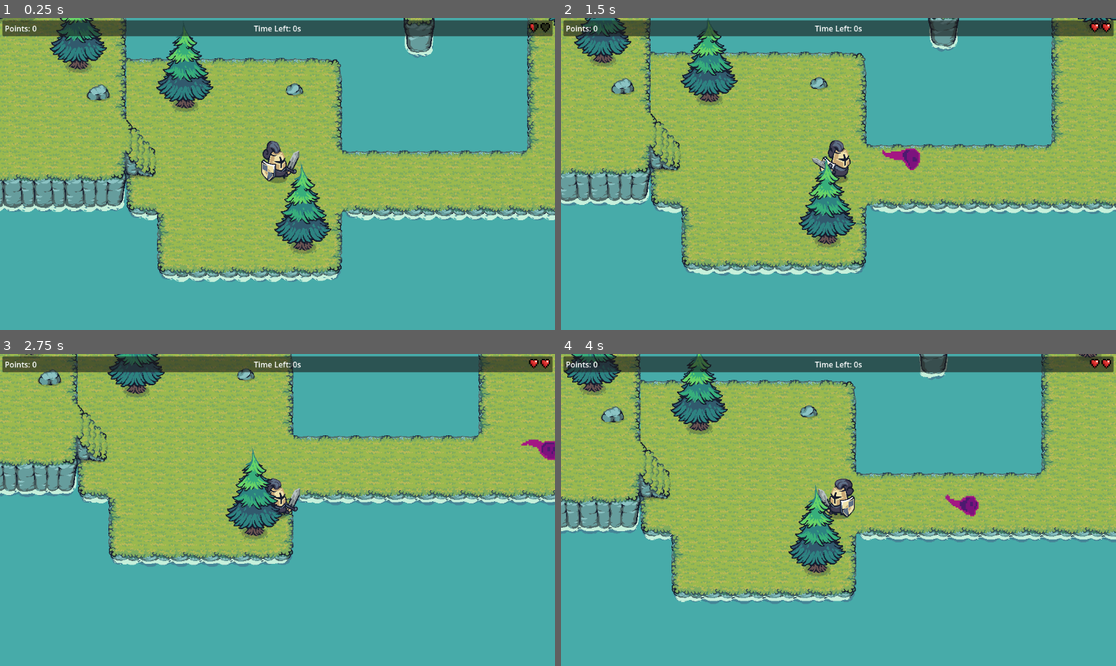
Above: before the commit, frames 1-4 (two rows, left to right).
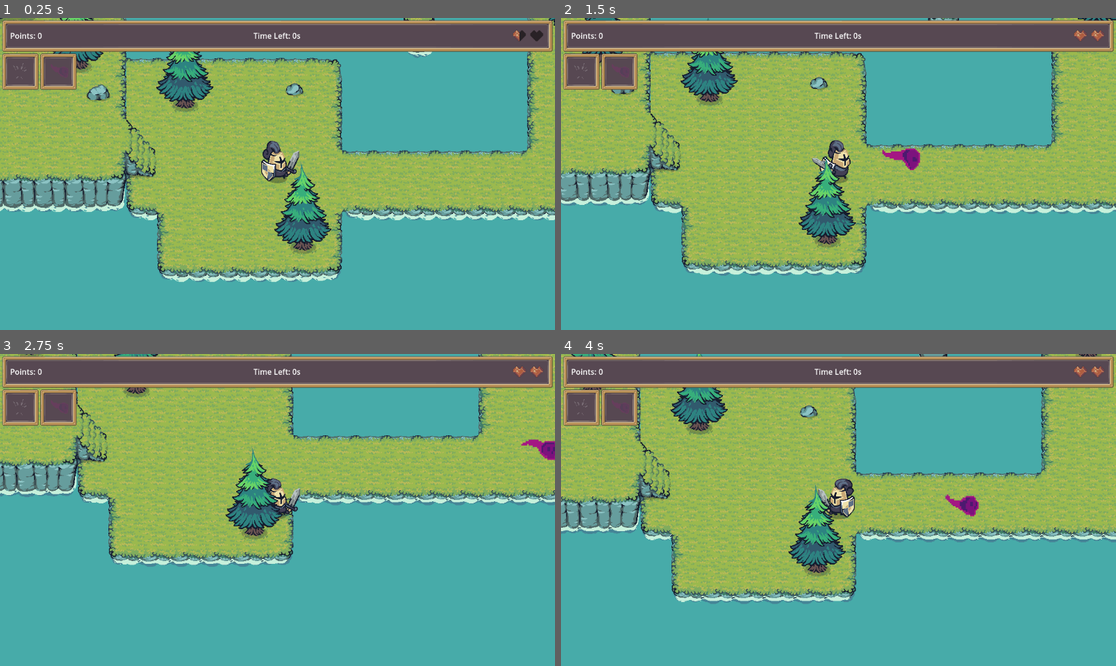
Above: after the commit, the same moments.

Repository: Jastro/mediavida-minigames
Game: Godot game, scene res://minigames/TheOrcsAreComingFromTheEast/TheOrcsAreComingFromTheEast.tscn
Same seed, same stepped clock (60 frames per second), same inputs: the game is played once before the commit and once after it. This scene is started directly instead of the project's main scene. Sound files missing from this copy of the repository are replaced by a short silence.
Inputs (mouse positions are in pixels of both pictures, inside the frame that each line leads up to):
- Up to frame 1 (0.25 s): no input
- Up to frame 2 (1.5 s): tap Enter (ui_accept) at 0.5, 0.77 s; move the mouse to (960, 158) at 0.52 s; hold Right (ui_right) 0.53-1.28 s; hold Q (action1) 0.53-1.28 s; click (960, 158) at 0.67 s; move the mouse to (727, 189) at 1.27 s; hold Down (ui_down) from 1.28 s (still down); tap W (action2) at 1.35 s
- Up to frame 3 (2.75 s): tap Enter (ui_accept) at 1.52 s; move the mouse to (333, 441) at 2.02 s; release Down (ui_down) at 2.03 s; hold Right (ui_right) from 2.03 s (still down); hold Space (special) from 2.03 s (still down)
- Up to frame 4 (4 s): move the mouse to (810, 572) at 2.77 s; release Right (ui_right) at 2.78 s; release Space (special) at 2.78 s; hold Up (ui_up) 2.78-3.53 s; tap Q (action1) at 2.85 s; click (810, 572) at 2.92 s; tap Enter (ui_accept) at 3.02, 3.77 s; move the mouse to (1005, 556) at 3.52 s; hold Left (ui_left) from 3.53 s (still down); hold W (action2) from 3.53 s (still down)

The runs differ from the first frame. In frame 1, 11% of the frame differs, in the area x 0-100%, y 0-23%; in frame 2, 11%; in frame 3, 11%; in frame 4, 11%.

Commit message:
adding themes

Diff:
--- a/minigames/TheOrcsAreComingFromTheEast/TheOrcsAreComingFromTheEast.tscn
+++ b/minigames/TheOrcsAreComingFromTheEast/TheOrcsAreComingFromTheEast.tscn
@@ -10,6 +10,17 @@
 [ext_resource type="PackedScene" uid="uid://dtc12ytx27vx8" path="res://minigames/TheOrcsAreComingFromTheEast/characters/dummy/dummy.tscn" id="5_3n4kn"]
 [ext_resource type="PackedScene" uid="uid://dqohrguhtsdpw" path="res://minigames/TheOrcsAreComingFromTheEast/environment/Rock/rock.tscn" id="6_eimo6"]
 [ext_resource type="PackedScene" uid="uid://bsbqx337ua8b6" path="res://minigames/TheOrcsAreComingFromTheEast/gui/hearts_container.tscn" id="6_mn8qy"]
+[ext_resource type="Theme" uid="uid://d4bokxt780flg" path="res://resources/themes/etahoshi.tres" id="10_fsjeq"]
+[ext_resource type="Texture2D" uid="uid://irwg6ikylgq5" path="res://minigames/TheOrcsAreComingFromTheEast/assets/pimen.itch.io/Dark VFX 1 (40x32).png" id="12_400fk"]
+[ext_resource type="Texture2D" uid="uid://dgbteo3wprn4r" path="res://minigames/TheOrcsAreComingFromTheEast/assets/TrainingDummy/FX/HitFX/2/HitFX3.png" id="12_oyemk"]
+
+[sub_resource type="AtlasTexture" id="AtlasTexture_oyemk"]
+atlas = ExtResource("12_400fk")
+region = Rect2(0, 0, 32, 32)
+
+[sub_resource type="AtlasTexture" id="AtlasTexture_wnptl"]
+atlas = ExtResource("12_400fk")
+region = Rect2(0, 0, 32, 32)
 
 [node name="TheOrcsAreComingFromTheEast" type="Node2D"]
 y_sort_enabled = true
@@ -137,6 +148,7 @@
 grow_vertical = 2
 size_flags_horizontal = 3
 size_flags_vertical = 3
+theme = ExtResource("10_fsjeq")
 theme_override_constants/margin_left = 5
 theme_override_constants/margin_top = 5
 theme_override_constants/margin_right = 5
@@ -147,7 +159,7 @@
 
 [node name="PanelContainer" type="PanelContainer" parent="CanvasLayer/GUI/VBoxContainer"]
 layout_mode = 2
-size_flags_vertical = 2
+size_flags_vertical = 0
 
 [node name="MarginContainer" type="MarginContainer" parent="CanvasLayer/GUI/VBoxContainer/PanelContainer"]
 layout_mode = 2
@@ -172,9 +184,32 @@
 unique_name_in_owner = true
 layout_mode = 2
 
-[node name="BottomGUI" type="HBoxContainer" parent="CanvasLayer/GUI/VBoxContainer"]
-layout_mode = 2
-size_flags_vertical = 10
+[node name="HBoxContainer" type="HBoxContainer" parent="CanvasLayer/GUI/VBoxContainer"]
+layout_mode = 2
+
+[node name="SlashContainer" type="PanelContainer" parent="CanvasLayer/GUI/VBoxContainer/HBoxContainer"]
+custom_minimum_size = Vector2(75, 75)
+layout_mode = 2
+
+[node name="TextureProgressBar" type="TextureProgressBar" parent="CanvasLayer/GUI/VBoxContainer/HBoxContainer/SlashContainer"]
+layout_mode = 2
+fill_mode = 5
+nine_patch_stretch = true
+texture_under = ExtResource("12_oyemk")
+texture_progress = ExtResource("12_oyemk")
+tint_under = Color(1, 1, 1, 0.2)
+
+[node name="DarkSpellContainer" type="PanelContainer" parent="CanvasLayer/GUI/VBoxContainer/HBoxContainer"]
+custom_minimum_size = Vector2(75, 75)
+layout_mode = 2
+
+[node name="DarkSpell" type="TextureProgressBar" parent="CanvasLayer/GUI/VBoxContainer/HBoxContainer/DarkSpellContainer"]
+layout_mode = 2
+fill_mode = 5
+nine_patch_stretch = true
+texture_under = SubResource("AtlasTexture_oyemk")
+texture_progress = SubResource("AtlasTexture_wnptl")
+tint_under = Color(1, 1, 1, 0.2)
 
 [editable path="Elements/Environment/Rocks/Rock2"]
 [editable path="Elements/Environment/Rocks/Rock3"]
--- a/minigames/TheOrcsAreComingFromTheEast/gui/heart.tscn
+++ b/minigames/TheOrcsAreComingFromTheEast/gui/heart.tscn
@@ -1,18 +1,18 @@
 [gd_scene load_steps=4 format=3 uid="uid://cc3xf02oit720"]
 
-[ext_resource type="Texture2D" uid="uid://ben2g6mb4ogci" path="res://minigames/TheOrcsAreComingFromTheEast/assets/Heart/Heart.png" id="1_jddtn"]
+[ext_resource type="Texture2D" uid="uid://dfkm7e51fdhck" path="res://minigames/TheOrcsAreComingFromTheEast/assets/GUI/HeartIcons_32x32.png" id="1_jddtn"]
 
-[sub_resource type="AtlasTexture" id="AtlasTexture_dyku7"]
+[sub_resource type="AtlasTexture" id="AtlasTexture_7krw0"]
 atlas = ExtResource("1_jddtn")
-region = Rect2(0, 0, 20, 20)
+region = Rect2(32, 0, 32, 32)
 
 [sub_resource type="AtlasTexture" id="AtlasTexture_j5yt8"]
 atlas = ExtResource("1_jddtn")
-region = Rect2(20, 0, 20, 20)
+region = Rect2(0, 0, 32, 32)
 
 [node name="Heart" type="TextureProgressBar"]
 max_value = 1.0
 step = 0.25
 fill_mode = 5
-texture_under = SubResource("AtlasTexture_dyku7")
+texture_under = SubResource("AtlasTexture_7krw0")
 texture_progress = SubResource("AtlasTexture_j5yt8")
--- /dev/null
+++ b/resources/themes/etahoshi.tres
@@ -0,0 +1,14 @@
+[gd_resource type="Theme" load_steps=3 format=3 uid="uid://d4bokxt780flg"]
+
+[ext_resource type="Texture2D" uid="uid://d2v5wbv4vdsmu" path="res://minigames/TheOrcsAreComingFromTheEast/assets/GUI/RectangleBox_96x96.png" id="1_3rkvj"]
+
+[sub_resource type="StyleBoxTexture" id="StyleBoxTexture_fhhfj"]
+texture = ExtResource("1_3rkvj")
+texture_margin_left = 11.0
+texture_margin_top = 11.0
+texture_margin_right = 12.0
+texture_margin_bottom = 12.0
+region_rect = Rect2(0, 0, 96, 96)
+
+[resource]
+PanelContainer/styles/panel = SubResource("StyleBoxTexture_fhhfj")
Not shown: 1 places in minigames/TheOrcsAreComingFromTheEast/TheOrcsAreComingFromTheEast.tscn that only renumber resources
Binary file added: minigames/TheOrcsAreComingFromTheEast/assets/GUI/AttributesBar_41x9.png
Not shown, changed: minigames/TheOrcsAreComingFromTheEast/assets/GUI/AttributesBar_41x9.png.import
Binary file added: minigames/TheOrcsAreComingFromTheEast/assets/GUI/AttributesIcons_17x17.png
Not shown, added: minigames/TheOrcsAreComingFromTheEast/assets/GUI/AttributesIcons_17x17.png.import
Binary file added: minigames/TheOrcsAreComingFromTheEast/assets/GUI/BlackBigCircleBoxWithBorder_27x27.png
Not shown, added: minigames/TheOrcsAreComingFromTheEast/assets/GUI/BlackBigCircleBoxWithBorder_27x27.png.import
Binary file added: minigames/TheOrcsAreComingFromTheEast/assets/GUI/BlackMediumCircleBoxWithBorder_27x27.png
Not shown, added: minigames/TheOrcsAreComingFromTheEast/assets/GUI/BlackMediumCircleBoxWithBorder_27x27.png.import
Binary file added: minigames/TheOrcsAreComingFromTheEast/assets/GUI/BlackSmallCircleBox_19x19.png
Not shown, added: minigames/TheOrcsAreComingFromTheEast/assets/GUI/BlackSmallCircleBox_19x19.png.import
Binary file added: minigames/TheOrcsAreComingFromTheEast/assets/GUI/BuffIcons(WithoutStroke)_16x16.png
(and 57 more such lines)
